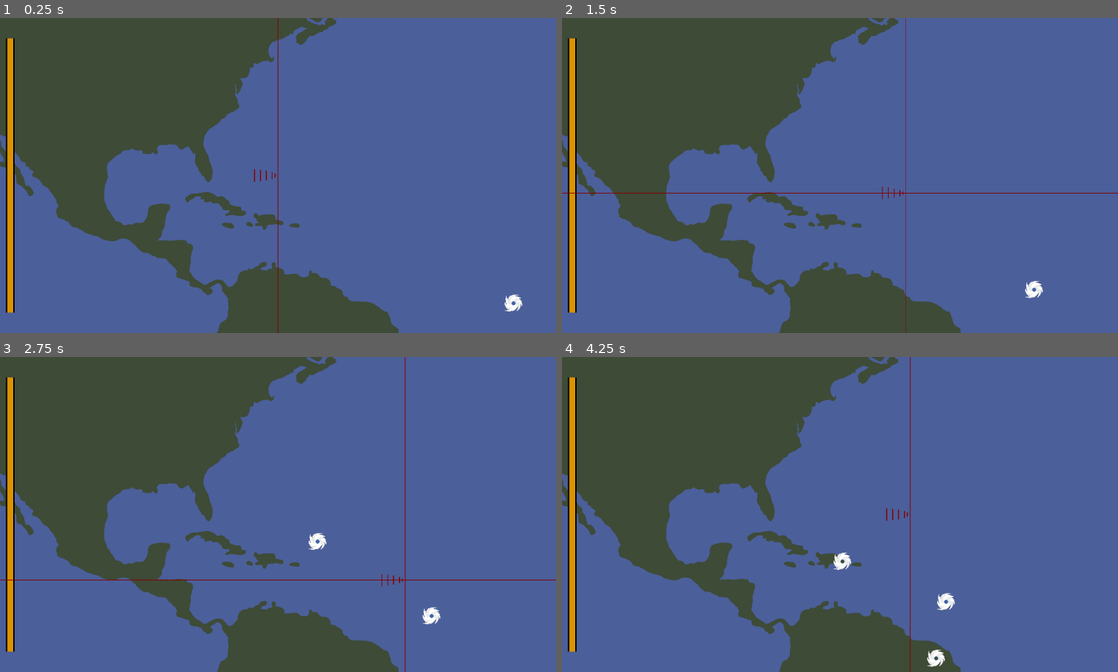
Above: before the commit, frames 1-4 (two rows, left to right).
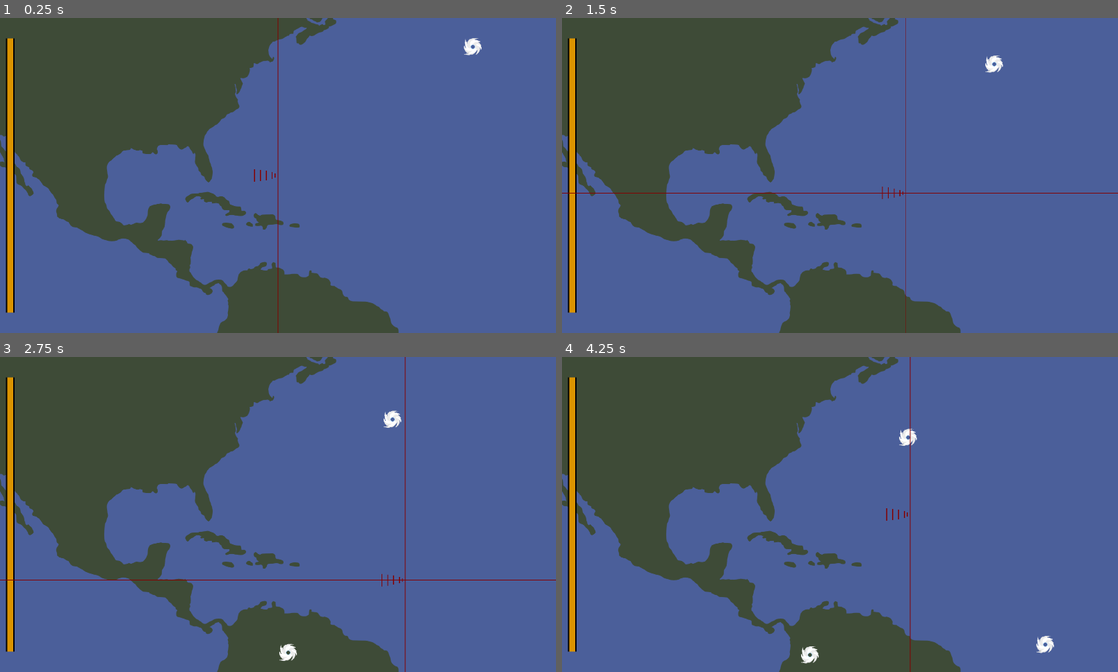
Above: after the commit, the same moments.

Repository: nschrag/BigHurricaneHunter
Game: Godot game, scene res://Map02.tscn
Two runs of this game, one before a commit and one after it. Both use one fixed random seed, a clock stepped at 60 frames per second and the inputs below.
Inputs:
- Up to frame 1 (0.25 s): no input
- Up to frame 2 (1.5 s): hold Right (ui_right) 0.53-1.28 s; hold Down (ui_down) from 1.28 s (still down)
- Up to frame 3 (2.75 s): release Down (ui_down) at 2.03 s; hold Right (ui_right) from 2.03 s (still down)
- Up to frame 4 (4.25 s): release Right (ui_right) at 2.78 s; hold Up (ui_up) 2.78-3.53 s; hold Left (ui_left) from 3.53 s (still down)

The runs differ from the first frame. In frame 1, 0.3% of the frame differs, in the area x 83-94%, y 6-94%; in frame 2, 0.3%; in frame 3, 0.5%; in frame 4, 0.8%, in the area x 43-89%, y 22-99%.

Commit message:
Refactored hurricane spawn position code

Diff:
--- a/Game.gd
+++ b/Game.gd
@@ -9,12 +9,7 @@
 		next_spawn_time = Time.get_ticks_msec() + spawn_rate * 1000
 
 		var h: Hurricane = hurricane.instantiate()
-		var rect = get_rect()
-		h.position = Vector2(
-			randf_range(rect.get_center().x, rect.end.x),
-			randf_range(rect.position.y, rect.end.y))
-		add_child(h)
-		h.configure()
+		h.configure(self)
 
 func _unhandled_input(event: InputEvent) -> void:
 	if event.is_action_pressed("ui_cancel"):
--- a/Hurricane.gd
+++ b/Hurricane.gd
@@ -13,8 +13,13 @@
 var draw_debug = false
 var debug_path: Line2D
 
-func configure() -> void:
-	var rect = get_parent().get_rect()
+func configure(parent: Node2D) -> void:
+	var rect = parent.get_rect()
+	position = Vector2(
+		randf_range(rect.get_center().x, rect.end.x),
+		randf_range(rect.position.y, rect.end.y))
+	parent.add_child(self)
+
 	p2 = Vector2(rect.position.x, randf_range(rect.position.y, rect.end.y))
 	p0 = position
 	p1 = Vector2(randf_range(p0.x, p2.x), randf_range(p0.y, p2.y))
